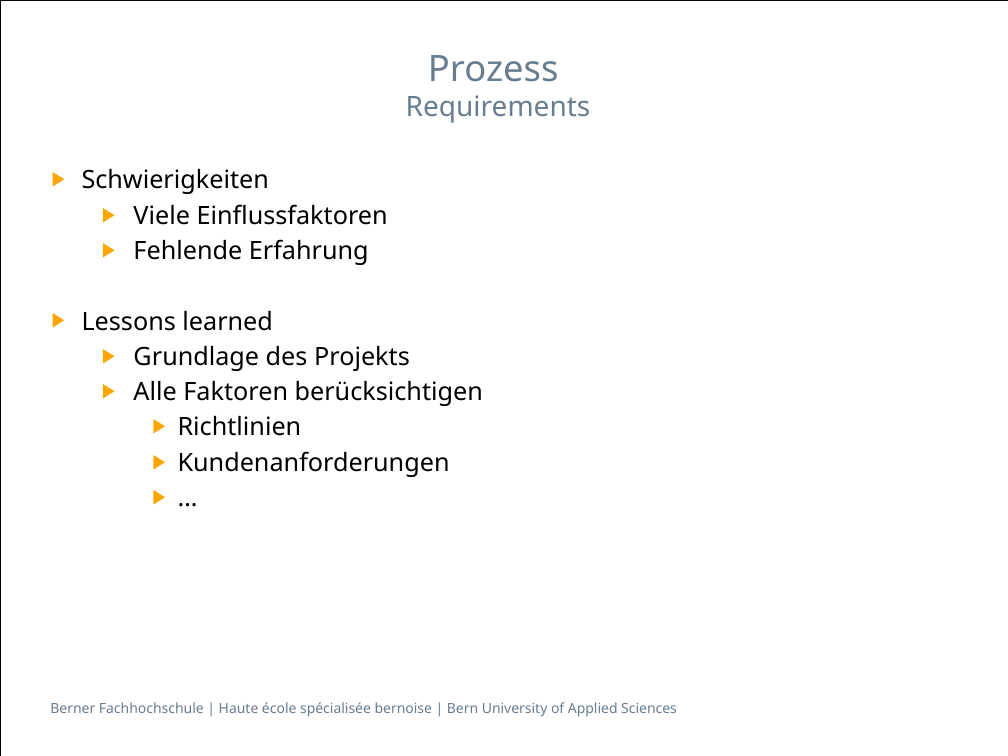
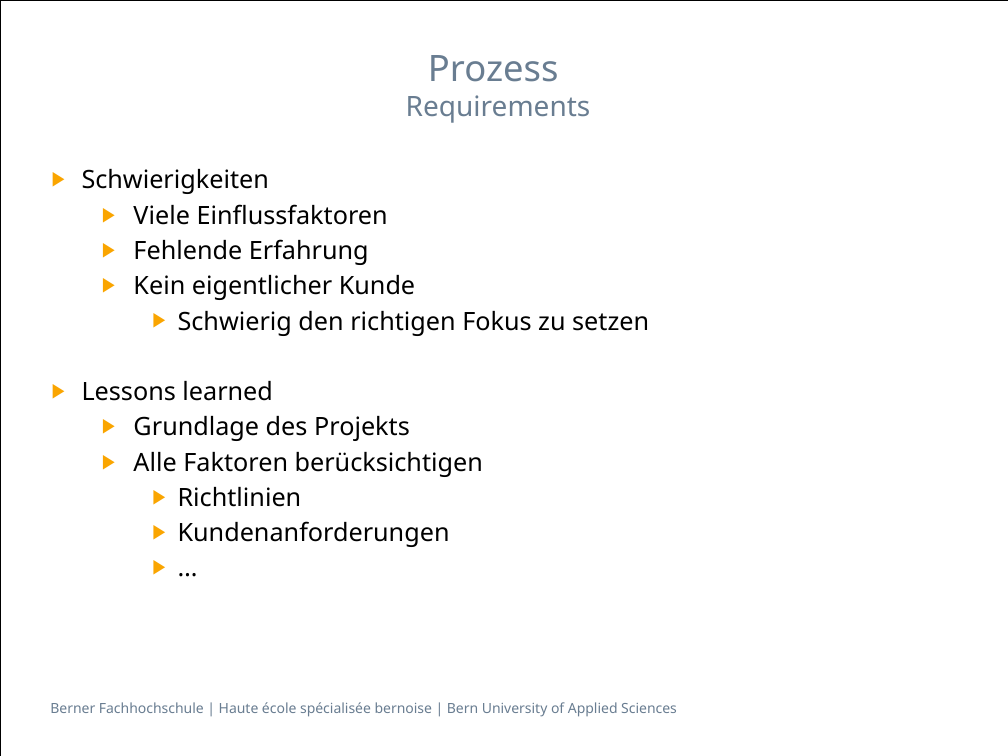
Before and after one commit to zyssm4/ch.bfh.btx8081.w2015.red, a slide deck: slide 16 of doc/Task14/task14_presentation Schlurp.pptx. Drawn at 1008x756 pixels with LibreOffice and Linux fonts; fonts in the diff are those of the drawing; background and template pictures are left out. Boxes give left, top, right and bottom in pixels: in the first picture for what was removed or moved away, otherwise in the second. Text is boxed around its words. In the diff, an @@ line names an element or a change of style, - is before the commit and + after.

```diff
--- a/doc/Task14/task14_presentation Schlurp.pptx
+++ b/doc/Task14/task14_presentation Schlurp.pptx
@@ text at (133,275,649,336): paragraphs added @@
+  ▶ Kein eigentlicher Kunde
+    ▶ Schwierig den richtigen Fokus zu setzen
```
